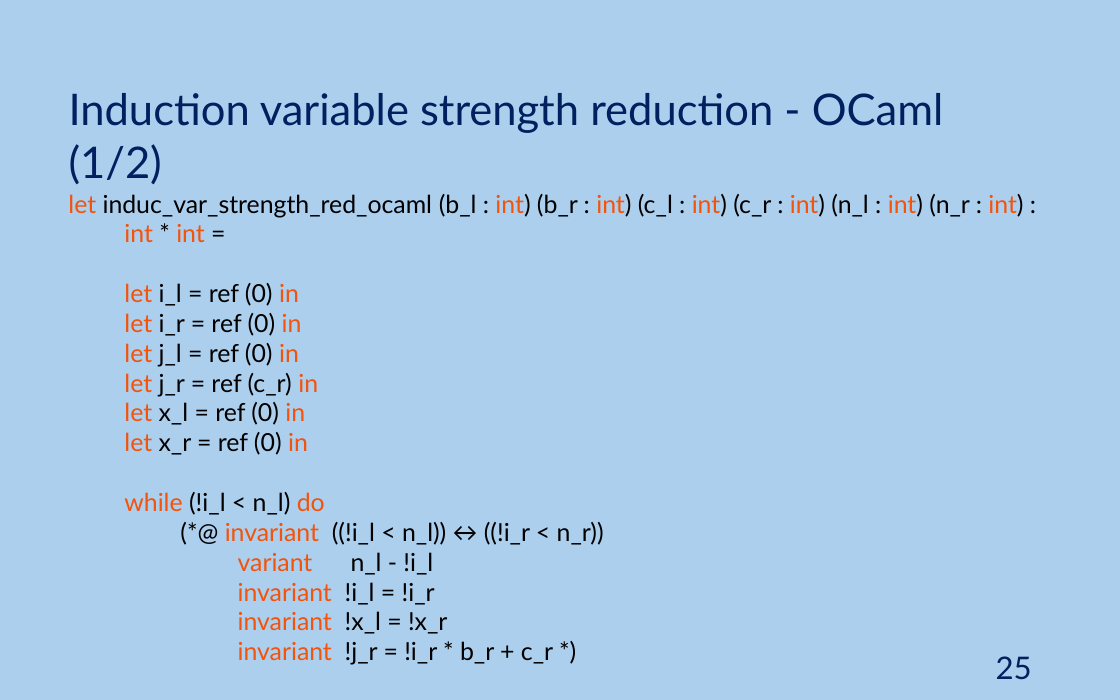
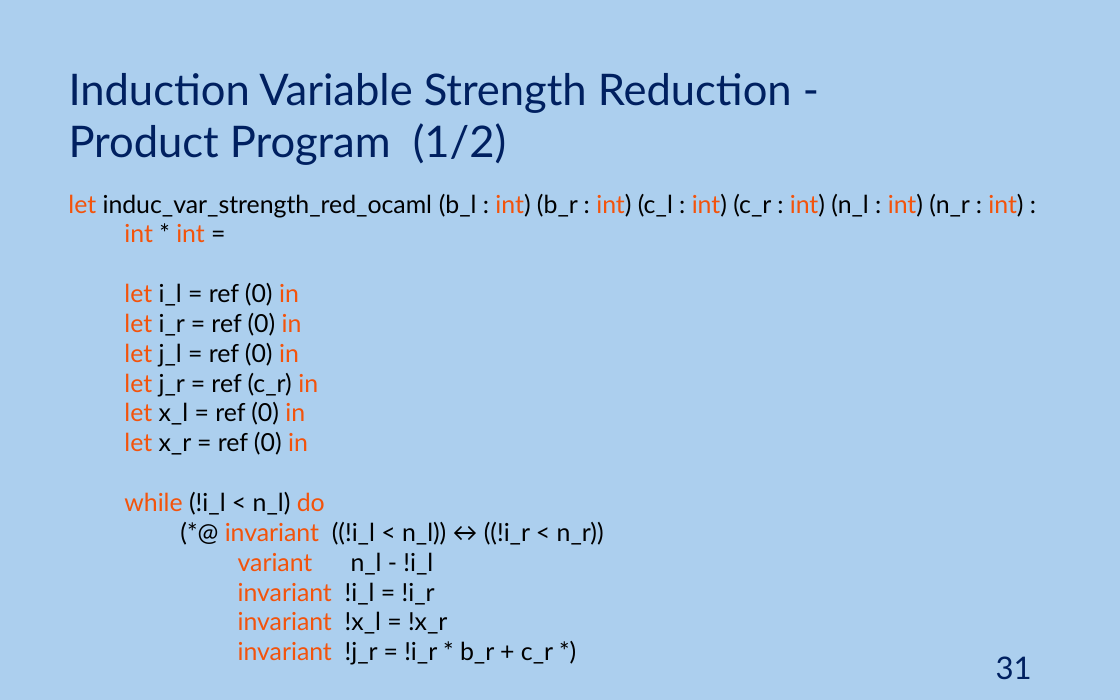
Before and after one commit to JoaoNini75/MasterThesis, a slide deck: slide 31 of tese/presentation/Ap Tese.pptx (slide 25 before the commit). Drawn at 1120x700 pixels with LibreOffice and Linux fonts; fonts in the diff are those of the drawing. Boxes give left, top, right and bottom in pixels: in the first picture for what was removed or moved away, otherwise in the second. Text is boxed around its words. In the diff, an @@ line names an element or a change of style, - is before the commit and + after.

```diff
--- a/tese/presentation/Ap Tese.pptx
+++ b/tese/presentation/Ap Tese.pptx
@@ text at box(69, 73, 792, 165): text changed @@
-Induction variable strength reduction - OCaml (1/2)
+Induction Variable Strength Reduction -
+Product Program (1/2)
@@ page number at box(996, 656, 1032, 680): text changed @@
-25
+31
```
Also in this commit, not shown: 16 other slides changed, 5 slides added, 24 slides removed.
